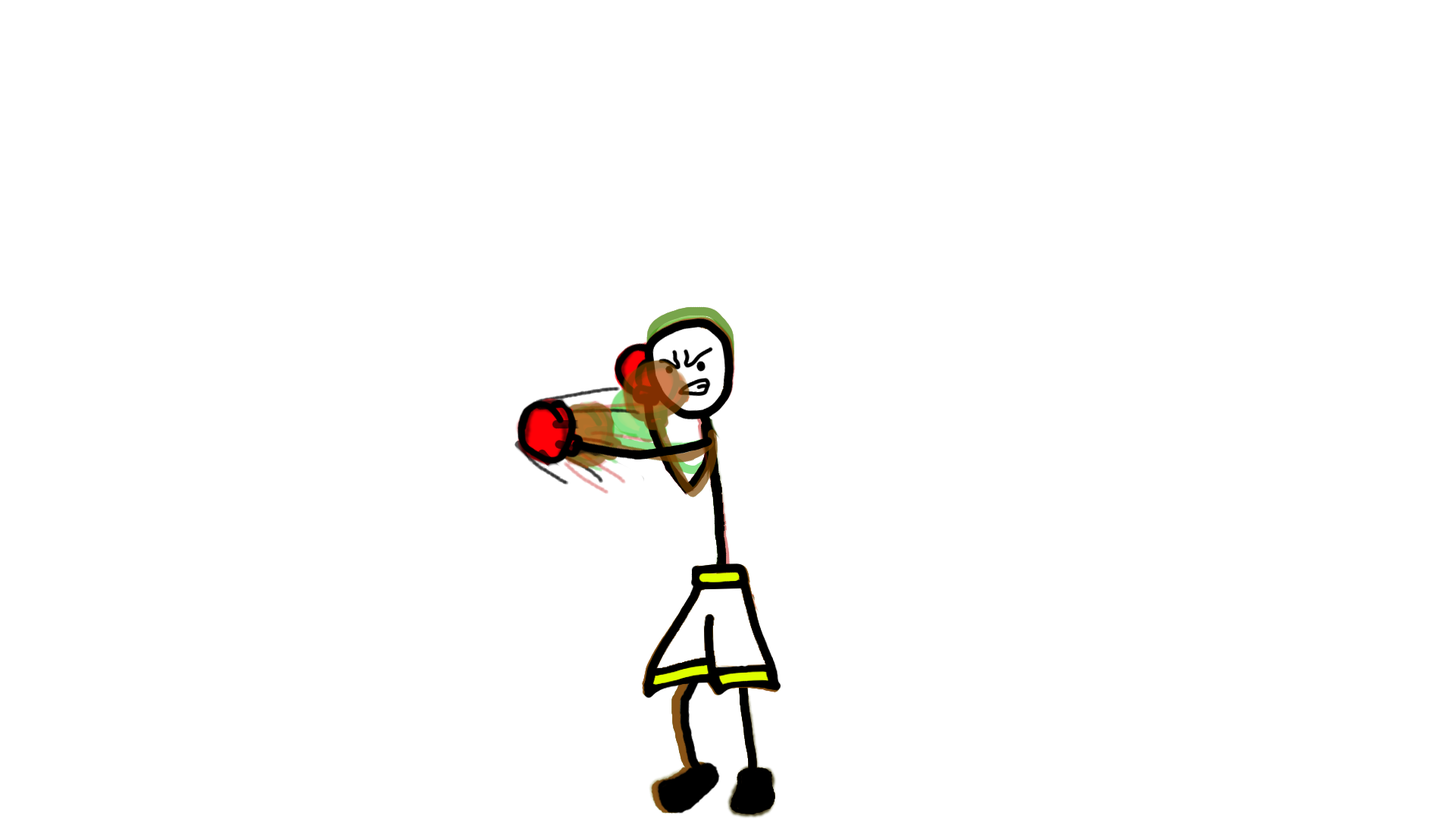
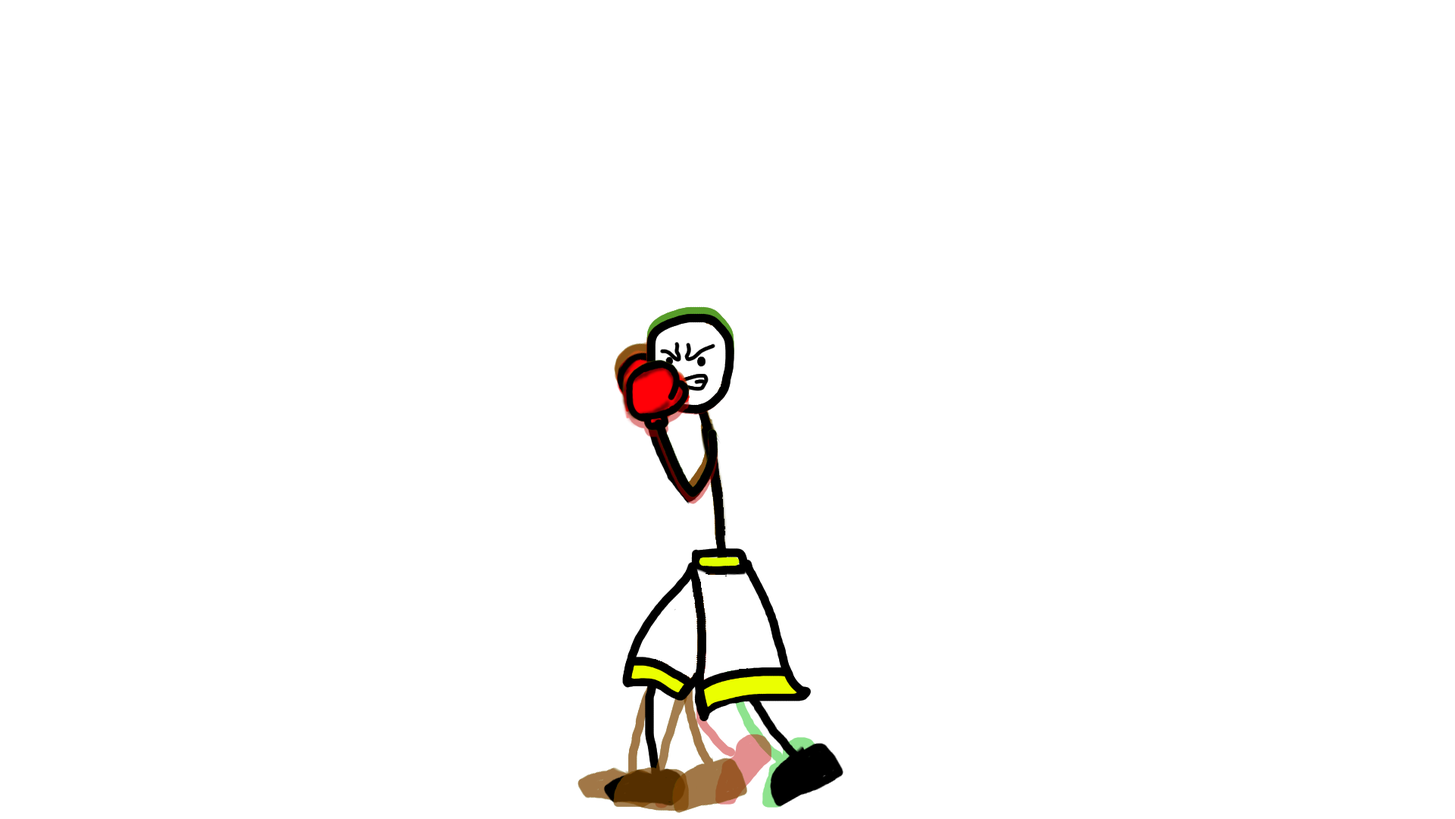
Layered file, before and after one edit (w=1455, h=819). Changes by layer:
painted on "leftArm" over [567, 306, 844, 776]
painted on "Head" over [567, 306, 736, 485]
painted on "Body" over [616, 387, 844, 818]
painted on "RightLeg" over [577, 532, 811, 818]
painted on "rightArm" over [519, 338, 844, 776]
